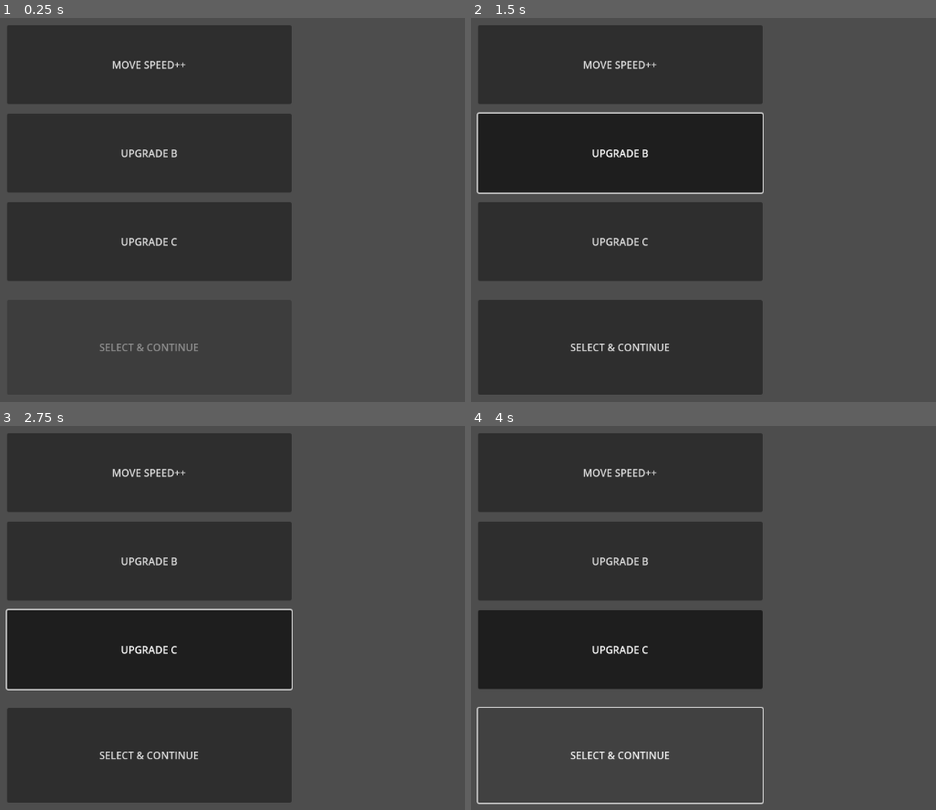
Above: before the commit, frames 1-4 (two rows, left to right).
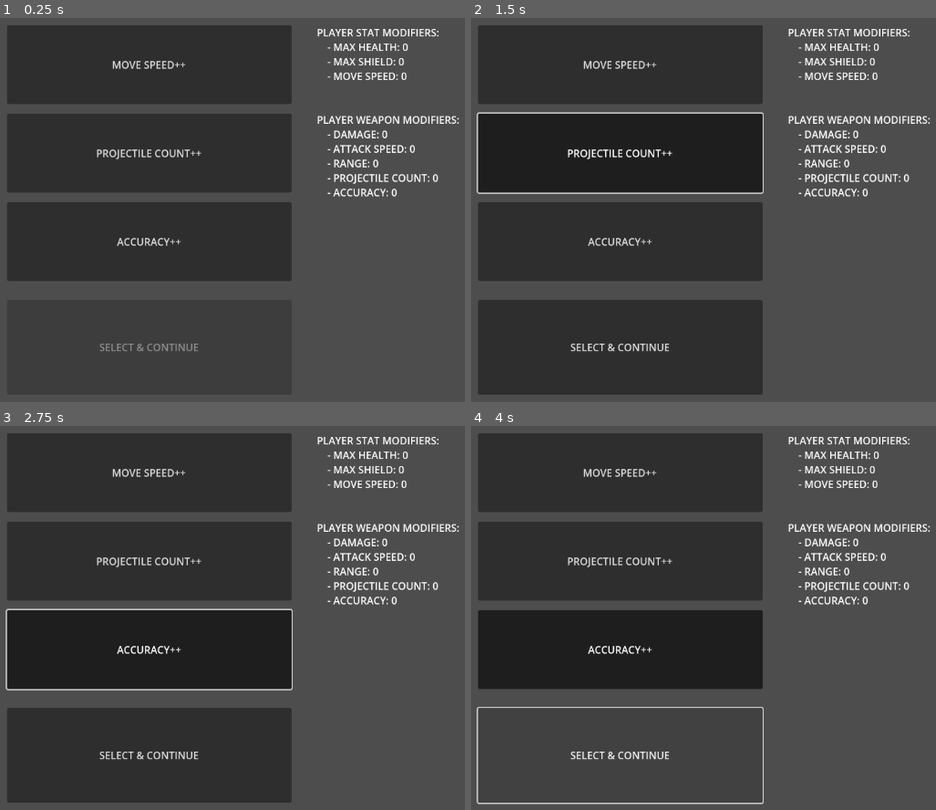
Above: after the commit, the same moments.

Repository: ConnorTamme/Bubble-Power
Game: Godot game, scene res://upgrade_ui.tscn
Same seed, same stepped clock (60 frames per second), same inputs: the game is played once before the commit and once after it. This scene is started directly instead of the project's main scene.
Inputs:
- Up to frame 1 (0.25 s): no input
- Up to frame 2 (1.5 s): click "MOVE SPEED++" at 0.5 s; click "UPGRADE B" (after the commit: "PROJECTILE COUNT++") at 1.25 s
- Up to frame 3 (2.75 s): click "UPGRADE C" (after the commit: "ACCURACY++") at 2 s
- Up to frame 4 (4 s): click "SELECT & CONTINUE" at 2.75 s; click "SELECT & CONTINUE" at 3.5 s

The runs differ from the first frame. In frame 1, 2.6% of the frame differs, in the area x 20-99%, y 2-60%; in frame 2, 2.6%; in frame 3, 2.6%; in frame 4, 2.6%.

Commit message:
Got enum text in buttons

Diff:
--- a/upgrade_ui.gd
+++ b/upgrade_ui.gd
@@ -2,6 +2,7 @@
 
 var screen_size
 var DEBUG = true
+var statText: String
 
 var defenceUpgradeText = {
 	StaticStats.ENT_STATS.HEALTH : "MAX HEALTH++",
@@ -26,14 +27,44 @@
 func _ready() -> void:
 	screen_size = get_viewport_rect().size
 	CycleUpgrades()
+	SetStatsText()
 
 # Called every frame. 'delta' is the elapsed time since the previous frame.
 func _process(delta: float) -> void:
 	pass
 
+func SetStatsText():
+	statText = "PLAYER STAT MODIFIERS: "
+	statText += "\n\t- MAX HEALTH: "
+	statText += str(StaticStats.GetPlayerStatModifier(StaticStats.ENT_STATS.HEALTH))
+	statText += "\n\t- MAX SHIELD: "
+	statText += str(StaticStats.GetPlayerStatModifier(StaticStats.ENT_STATS.SHIELD))
+	statText += "\n\t- MOVE SPEED: "
+	statText += str(StaticStats.GetPlayerStatModifier(StaticStats.ENT_STATS.MOVE_SPEED))
+
+	statText += "\n\n\nPLAYER WEAPON MODIFIERS:"
+	statText += "\n\t- DAMAGE: "
+	statText += str(StaticStats.GetPlayerWeaponStatModifier(StaticStats.WEAPON_STATS.DAM))
+	statText += "\n\t- ATTACK SPEED: "
+	statText += str(StaticStats.GetPlayerWeaponStatModifier(StaticStats.WEAPON_STATS.SPEED))
+	statText += "\n\t- RANGE: "
+	statText += str(StaticStats.GetPlayerWeaponStatModifier(StaticStats.WEAPON_STATS.RANGE))
+	statText += "\n\t- PROJECTILE COUNT: "
+	statText += str(StaticStats.GetPlayerWeaponStatModifier(StaticStats.WEAPON_STATS.PELLET_COUNT))
+	statText += "\n\t- ACCURACY: "
+	statText += str(StaticStats.GetPlayerWeaponStatModifier(StaticStats.WEAPON_STATS.ACCURACY))
+
+
+
+
+	$StatsText.text = statText
+
+
 func CycleUpgrades():
 	# one should be defensive, one offensive
 	GetDefenseUpgrade($UpgradeABtn)
+	GetOffenseUpgrade($UpgradeBBtn)
+	GetOffenseUpgrade($UpgradeCBtn)
 	pass
 
 func GetDefenseUpgrade(btn: Button):
@@ -41,33 +72,28 @@
 	var defStat = StaticStats.ENT_STATS.keys()[i]
 	btn.text = defenceUpgradeText[StaticStats.ENT_STATS[defStat]]
 
+func GetOffenseUpgrade(btn: Button):
+	var i = randi() % StaticStats.WEAPON_STATS.size()
+	var offStat = StaticStats.WEAPON_STATS.keys()[i]
+	btn.text = offenceUpgradeText[StaticStats.WEAPON_STATS[offStat]]
 
 # Button Methods for toggling continue
 func _on_upgrade_a_btn_toggled(toggled_on: bool) -> void:
-	upgradeA = toggled_on
 	if(toggled_on):
 		$UpgradeBBtn.button_pressed = false
-		upgradeB = false
 		$UpgradeCBtn.button_pressed = false
-		upgradeC = false
 	SetContinueBtnState()
 
 func _on_upgrade_b_btn_toggled(toggled_on: bool) -> void:
-	upgradeB = toggled_on
 	if(toggled_on):
 		$UpgradeABtn.button_pressed = false
-		upgradeA = false
 		$UpgradeCBtn.button_pressed = false
-		upgradeC = false
 	SetContinueBtnState()
 
 func _on_upgrade_c_btn_toggled(toggled_on: bool) -> void:
-	upgradeC = toggled_on
 	if(toggled_on):
 		$UpgradeABtn.button_pressed = false
-		upgradeA = false
 		$UpgradeBBtn.button_pressed = false
-		upgradeB = false
 	SetContinueBtnState()
 
 func SetContinueBtnState():
@@ -76,4 +102,15 @@
 		print("Button booleans:", upgradeA, upgradeB, upgradeC)
 		print("Contiue should be disabled: ", !((upgradeA && !upgradeB && !upgradeC) || (!upgradeA && upgradeB && !upgradeC) || (!upgradeA && !upgradeB && upgradeC)))
 
+	upgradeA = $UpgradeABtn.button_pressed
+	upgradeB = $UpgradeBBtn.button_pressed
+	upgradeC = $UpgradeCBtn.button_pressed
+
 	$SelectAndContinue.disabled = !((upgradeA && !upgradeB && !upgradeC) || (!upgradeA && upgradeB && !upgradeC) || (!upgradeA && !upgradeB && upgradeC))
+
+
+
+func _on_select_and_continue_button_up() -> void:
+	# Process Upgrades
+
+	pass # Replace with function body.
--- a/upgrade_ui.tscn
+++ b/upgrade_ui.tscn
@@ -40,7 +40,7 @@
 disabled = true
 text = "SELECT & CONTINUE"
 
-[node name="RichTextLabel" type="RichTextLabel" parent="."]
+[node name="StatsText" type="RichTextLabel" parent="."]
 offset_left = 540.0
 offset_top = 30.0
 offset_right = 1130.0
@@ -50,3 +50,4 @@
 [connection signal="toggled" from="UpgradeABtn" to="." method="_on_upgrade_a_btn_toggled"]
 [connection signal="toggled" from="UpgradeBBtn" to="." method="_on_upgrade_b_btn_toggled"]
 [connection signal="toggled" from="UpgradeCBtn" to="." method="_on_upgrade_c_btn_toggled"]
+[connection signal="button_up" from="SelectAndContinue" to="." method="_on_select_and_continue_button_up"]
